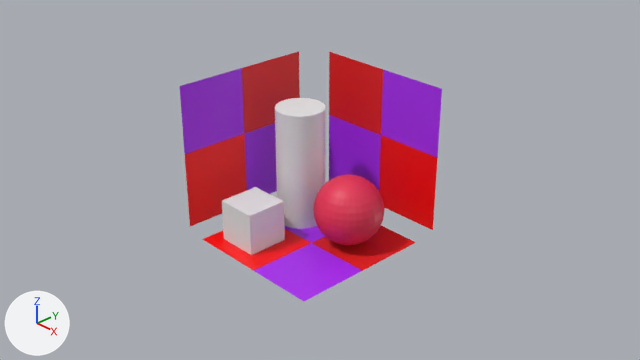
What one commit did to the Blender file scene_lights/scene.blend.
Both versions are drawn from the file's camera 'Camera'. Every picture has the same lights, and +X, +Y and +Z are marked at lower left. The picture after the commit comes second.

Objects in the first picture: 'Box', 'Cylinder', 'PlaneXY', 'PlaneXZ', 'PlaneYZ', 'Sphere'.
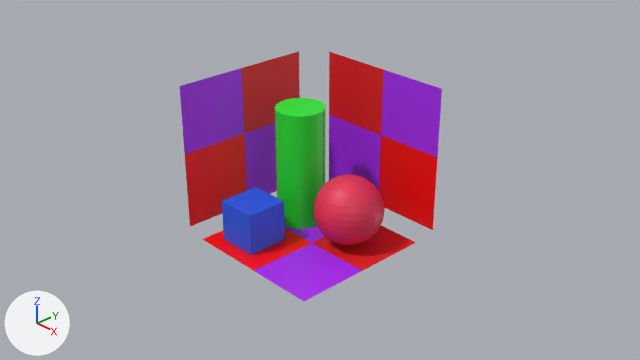
Location of each change, (x1, y1, x2, y2) in pixels of the pictures (640 x 360 px):
'Cylinder', recoloured (white to green)
    both: (275, 98, 325, 229)
'Box', recoloured (white to blue)
    both: (222, 187, 285, 255)

Edits to the bpy script that builds the scene:
```text
Add mat_material_002:
    mat_material_002 = principled_material('Material.002')
    mat_material_002.base_color = (0.0155, 0.8, 0.0296)  # green #21e730
Add mat_material_003:
    mat_material_003 = principled_material('Material.003')
    mat_material_003.base_color = (0.0164, 0.101, 0.8)  # blue #2359e7
Change me_cube_002:
    where me_cube_002.from_pydata(...)  # 8 vertices, 6 faces; spans x -1.0..1.0, y -1.0..1.0, z -1.0..1.0
    add me_cube_002.materials.append(mat_material_003)  # blue #2359e7
Change me_cylinder_003:
    where me_cylinder_003.from_pydata(...)  # 84 vertices, 44 faces; spans x -0.86..0.86, y -0.86..0.86, z -0.79..0.79
    add me_cylinder_003.materials.append(mat_material_002)  # green #21e730
```
